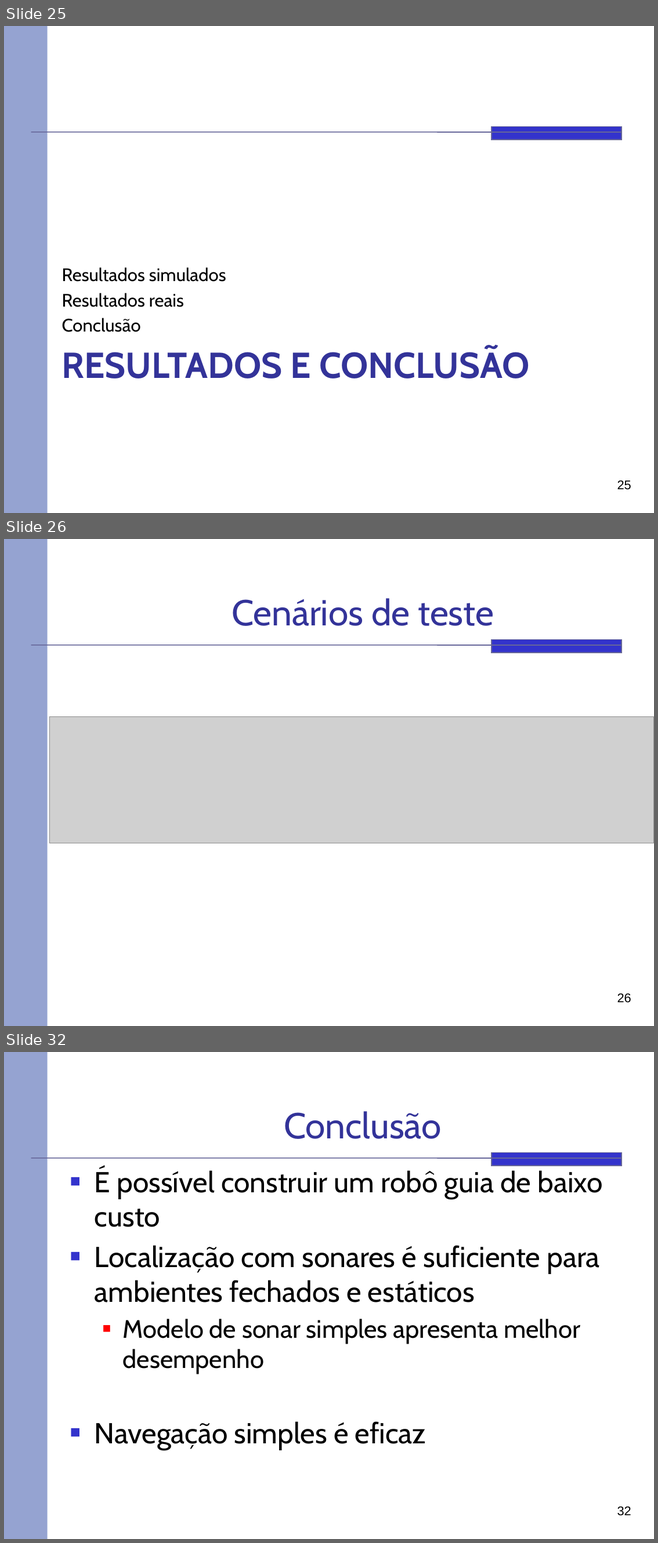
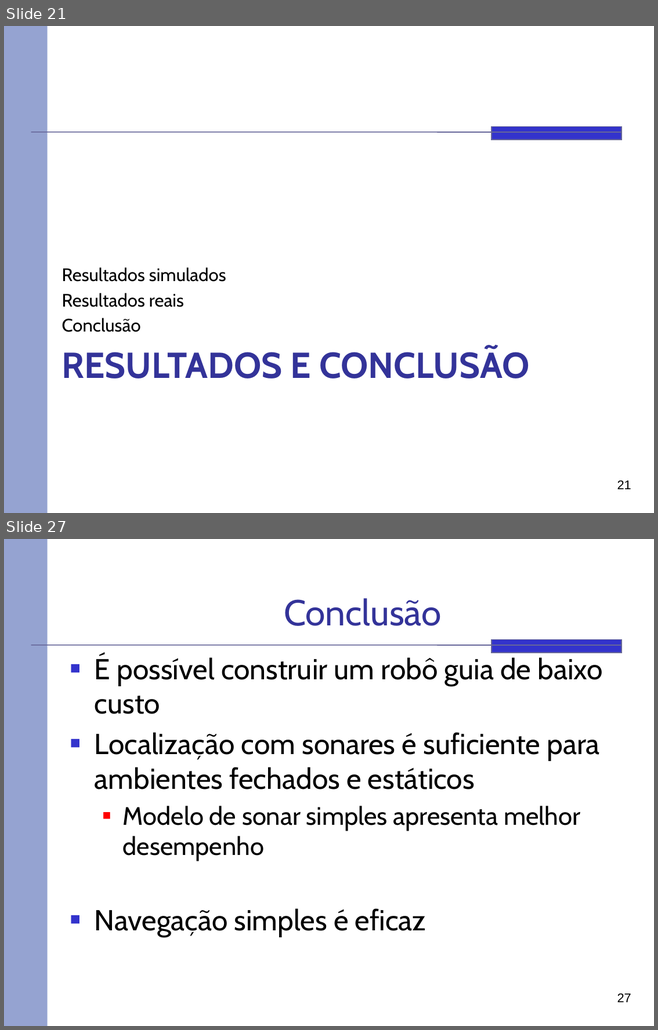
Before and after one commit to rafaelhdr/tccsauron, a slide deck: docs/Apresentação.pptx. Shown one above the other, each under a label of ours: slides 25, 26 and 32 before the commit, slides 21 and 27 after it; the slides between them are not shown. The pictures are 658x1543 and 658x1030 pixels, drawn with LibreOffice and Linux fonts; fonts in the diff are those of the drawing; grey boxes stand for pictures. Boxes give left, top, right and bottom in pixels: in the first picture for what was removed or moved away, otherwise in the second. Text is boxed around its words. In the diff, an @@ line names an element or a change of style, - is before the commit and + after.

```diff
--- a/docs/Apresentação.pptx
+++ b/docs/Apresentação.pptx
@@ slide 26 removed at bbox=[4, 539, 654, 1026], background #FFFFFF; not listed: 3 template elements that a slide beside it also shows @@
@@ title removed at bbox=[231, 598, 494, 626] @@
-Cenários de teste
@@ picture removed at bbox=[49, 716, 654, 843] @@
@@ page number removed at bbox=[617, 993, 631, 1003] @@
-26
@@ what was slide 25 is now slide 21 @@
@@ page number at bbox=[617, 480, 631, 489]: text changed @@
-25
+21
@@ what was slide 32 is now slide 27 @@
@@ page number at bbox=[617, 993, 631, 1002]: text changed @@
-32
+27
```
Also in this commit, not shown: 14 slides changed, 1 slide added, 5 other slides removed.
